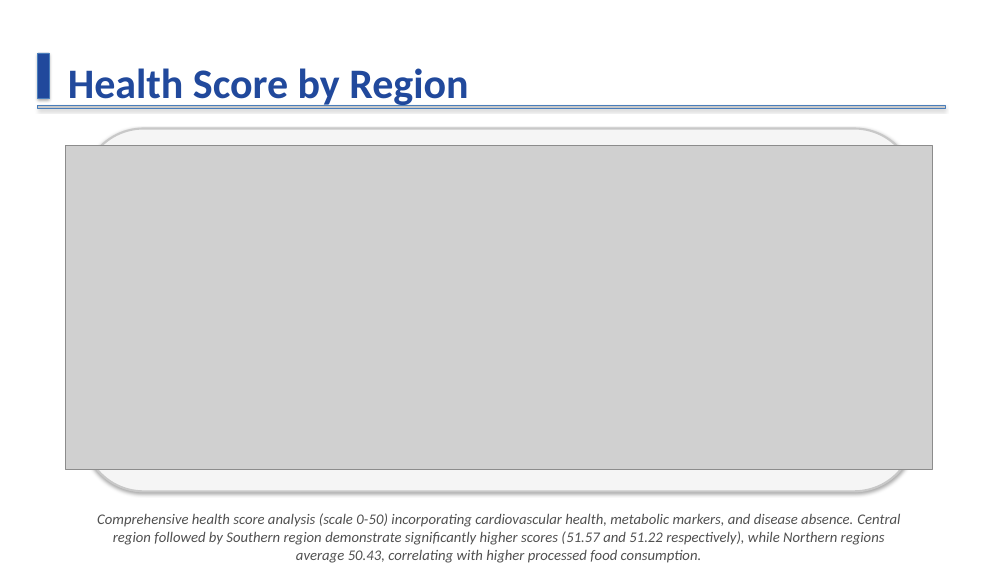
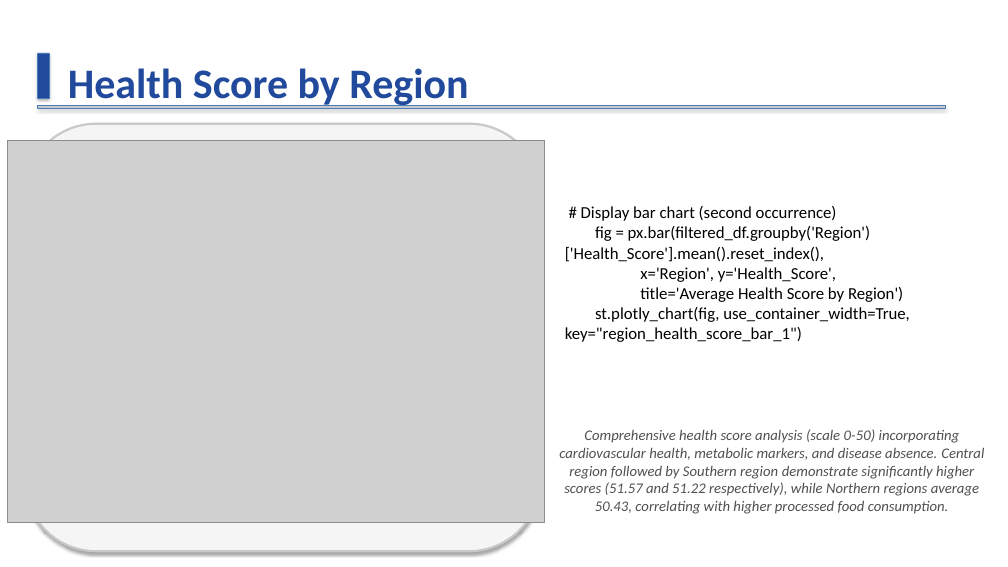
Before and after one commit to Aayush-Chawla/Dietary-Patterns-DAP, a slide deck: slide 6 of Indian_Dietary_Analysis_Modern.pptx. Drawn at 1008x567 pixels with LibreOffice and Linux fonts; fonts in the diff are those of the drawing; grey boxes stand for pictures. Boxes give left, top, right and bottom in pixels: in the first picture for what was removed or moved away, otherwise in the second. Text is boxed around its words. In the diff, an @@ line names an element or a change of style, - is before the commit and + after.

Commit message:
fix

```diff
--- a/Indian_Dietary_Analysis_Modern.pptx
+++ b/Indian_Dietary_Analysis_Modern.pptx
@@ picture: place and size @@
-picture at bbox=[66, 145, 932, 470]
+picture at bbox=[8, 140, 544, 523]
@@ rounded rectangle: place and size @@
-rounded rectangle at bbox=[83, 129, 915, 492]
+rounded rectangle at bbox=[25, 124, 541, 551]
@@ text added at bbox=[565, 206, 910, 342], 16 pt, text #000000 @@
+# Display bar chart (second occurrence)
+fig = px.bar(filtered_df.groupby('Region')['Health_Score'].mean().reset_index(),
+x='Region', y='Health_Score',
+title='Average Health Score by Region')
+st.plotly_chart(fig, use_container_width=True, key="region_health_score_bar_1")
@@ text "Comprehensive health score analysis (scale ..." rewrapped from bbox=[97, 513, 900, 563] to bbox=[559, 429, 984, 514] @@
```
Also in this commit, not shown: 5 other slides changed.
